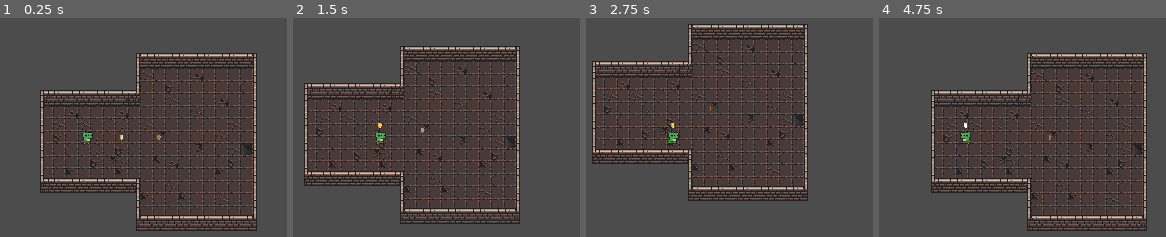
Above: before the commit, frames 1-4 (left to right).
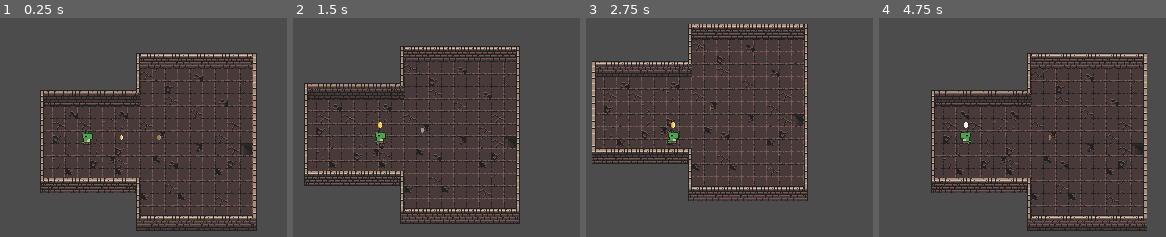
Above: after the commit, the same moments.

Repository: Scottz0r/GodotSandbox0
Game: Godot game, scene res://dungeon_tilemap/dungeon_tilemap.tscn
Same seed, same stepped clock (60 frames per second), same inputs: the game is played once before the commit and once after it.
Inputs:
- Up to frame 1 (0.25 s): no input
- Up to frame 2 (1.5 s): tap Enter at 0.5 s; hold D (right) 0.53-1.28 s; hold Space (interact) 0.53-1.28 s; hold S (down) from 1.28 s (still down); tap Space (interact) at 1.35 s
- Up to frame 3 (2.75 s): release S (down) at 2.03 s; hold D (right) from 2.03 s (still down); hold Space (interact) from 2.03 s (still down)
- Up to frame 4 (4.75 s): release D (right) at 2.78 s; release Space (interact) at 2.78 s; hold W (up) 2.78-3.53 s; tap Space (interact) at 2.85, 4.35 s; hold Space (interact) 3.53-4.28 s; hold A (left) from 3.53 s (still down)

The runs differ from the first frame. In frame 1, 4.9% of the frame differs, in the area x 14-90%, y 16-97%; in frame 2, 4.4%; in frame 3, 4.5%; in frame 4, 6.3%, in the area x 18-94%, y 16-97%.

Commit message:
Switched to using Raycast for interaction
- Changed areas of items to be a bit larger for more intuitive pickup.

Diff:
--- a/items/coin/Coin.tscn
+++ b/items/coin/Coin.tscn
@@ -6,10 +6,10 @@
 [ext_resource path="res://sprites/coin_anim_f0.png" type="Texture" id=4]
 [ext_resource path="res://items/coin/Coin.gd" type="Script" id=5]
 
-[sub_resource type="RectangleShape2D" id=2]
-extents = Vector2( 4, 4 )
+[sub_resource type="RectangleShape2D" id=1]
+extents = Vector2( 8, 8 )
 
-[sub_resource type="SpriteFrames" id=1]
+[sub_resource type="SpriteFrames" id=2]
 animations = [ {
 "frames": [ ExtResource( 4 ), ExtResource( 3 ), ExtResource( 1 ), ExtResource( 2 ) ],
 "loop": true,
@@ -20,12 +20,14 @@
 [node name="CoinArea" type="Area2D" groups=[
 "items",
 ]]
+collision_layer = 2
+collision_mask = 2
 script = ExtResource( 5 )
 
 [node name="CoinShape" type="CollisionShape2D" parent="."]
-shape = SubResource( 2 )
+shape = SubResource( 1 )
 
 [node name="CoinSprite" type="AnimatedSprite" parent="."]
-frames = SubResource( 1 )
+frames = SubResource( 2 )
 frame = 2
 playing = true
--- a/items/coin_placeholder/coin_placeholder.tscn
+++ b/items/coin_placeholder/coin_placeholder.tscn
@@ -8,7 +8,7 @@
 [ext_resource path="res://sprites/ui_check.png" type="Texture" id=6]
 
 [sub_resource type="RectangleShape2D" id=1]
-extents = Vector2( 4, 4 )
+extents = Vector2( 8, 8 )
 
 [sub_resource type="SpriteFrames" id=2]
 animations = [ {
@@ -21,7 +21,8 @@
 [node name="CoinPlaceholder" type="Area2D" groups=[
 "placeholder",
 ]]
-position = Vector2( 4, 4 )
+collision_layer = 2
+collision_mask = 2
 script = ExtResource( 5 )
 
 [node name="CollisionPolygon2D" type="CollisionShape2D" parent="."]
--- a/player_lizard/player_lizard.gd
+++ b/player_lizard/player_lizard.gd
@@ -47,6 +47,11 @@
 	velocity = velocity.normalized() * speed
 	_set_animation()
 
+	# If the character is moving, set the directory of the interact ray.
+	if velocity.length() > 0:
+		#$InteractionArea.rotation_degrees = rad2deg(velocity.angle())
+		$InteractionRay.rotation = velocity.angle()
+
 	if Input.is_action_just_released("interact"):
 		_maybe_interact()
 
@@ -68,19 +73,22 @@
 
 
 func _maybe_interact():
-	# TODO: Maybe raycast in direction of movement?
-	for target in $InteractionArea.get_overlapping_areas():
+	# Try to get a target from either interaction rays.
+	#var all_targets = $InteractionArea.get_overlapping_areas()
+	#var target = null
+	#if len(all_targets):
+	#	target = all_targets[0]
+	var target = $InteractionRay.get_collider()
+
+	if target:
 		if target.is_in_group("npc"):
 			target.talk()
-			break
 		elif target.is_in_group("items"):
 			target.interact()
-			break
 		elif target.is_in_group("placeholder"):
 			# TODO: Would need to pass "inventory" for now hack in "coin"
 			var hack_inventory = "coin" if _has_coin else ""
 			target.interact(hack_inventory)
-			break
 
 
 func _injured_timeout():
--- a/player_lizard/player_lizard.tscn
+++ b/player_lizard/player_lizard.tscn
@@ -36,9 +36,6 @@
 [sub_resource type="RectangleShape2D" id=2]
 extents = Vector2( 7.93113, 9.55342 )
 
-[sub_resource type="RectangleShape2D" id=3]
-extents = Vector2( 16.0629, 16.2709 )
-
 [sub_resource type="SpriteFrames" id=4]
 animations = [ {
 "frames": [ ExtResource( 14 ), ExtResource( 13 ), ExtResource( 11 ), ExtResource( 12 ) ],
@@ -49,25 +46,30 @@
 
 [node name="Node2D" type="KinematicBody2D"]
 script = ExtResource( 10 )
+__meta__ = {
+"_edit_lock_": true
+}
 
 [node name="AnimatedSprite" type="AnimatedSprite" parent="."]
 frames = SubResource( 1 )
 animation = "idle"
-frame = 3
 playing = true
+__meta__ = {
+"_edit_lock_": true
+}
 
 [node name="CollisionShape2D" type="CollisionShape2D" parent="."]
 position = Vector2( 0, 4.41942 )
 shape = SubResource( 2 )
+__meta__ = {
+"_edit_lock_": true
+}
 
 [node name="Camera2D" type="Camera2D" parent="."]
 current = true
-
-[node name="InteractionArea" type="Area2D" parent="."]
-
-[node name="CollisionShape2D" type="CollisionShape2D" parent="InteractionArea"]
-position = Vector2( 0, 4.41942 )
-shape = SubResource( 3 )
+__meta__ = {
+"_edit_lock_": true
+}
 
 [node name="InjuredTimer" type="Timer" parent="."]
 wait_time = 0.25
@@ -77,3 +79,13 @@
 visible = false
 position = Vector2( 0, -12 )
 frames = SubResource( 4 )
+__meta__ = {
+"_edit_lock_": true
+}
+
+[node name="InteractionRay" type="RayCast2D" parent="."]
+position = Vector2( 0, 4 )
+enabled = true
+cast_to = Vector2( 12, 0 )
+collision_mask = 2
+collide_with_areas = true
--- a/project.godot
+++ b/project.godot
@@ -66,9 +66,10 @@
 [layer_names]
 
 2d_physics/layer_1="Player"
+2d_physics/layer_2="Items"
+2d_physics/layer_3="Danger"
 2d_physics/Player=false
 
 [rendering]
 
-quality/2d/use_pixel_snap=true
 environment/default_environment="res://default_env.tres"
Not shown: 1 places in player_lizard/player_lizard.tscn that only renumber resources
